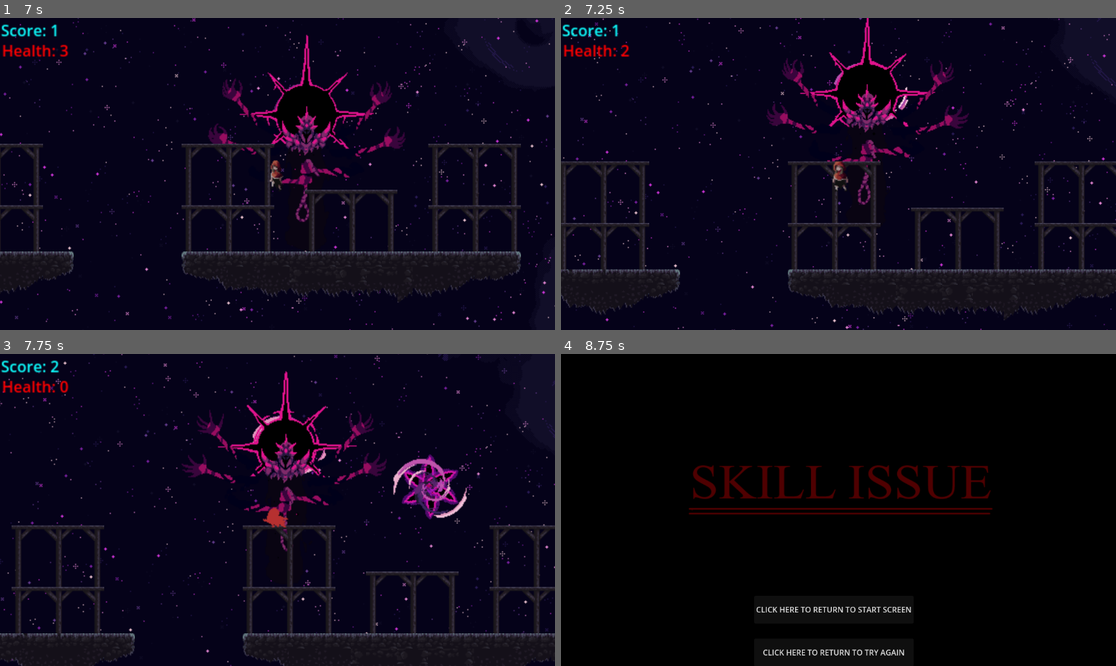
Above: before the commit, frames 1-4 (two rows, left to right).
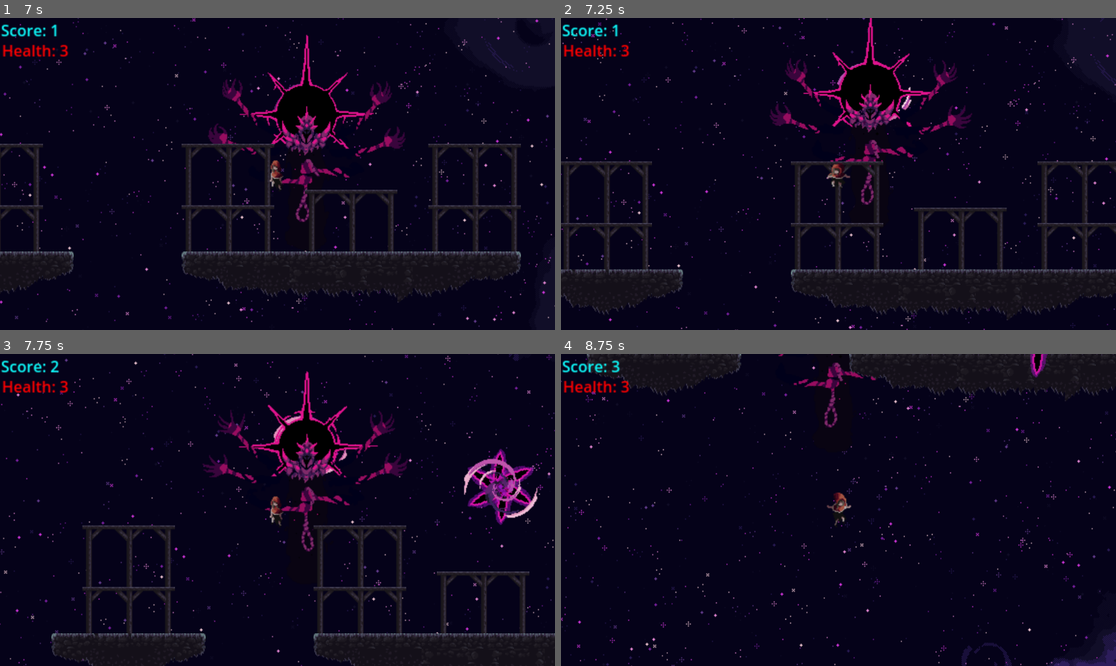
Above: after the commit, the same moments.

Repository: 50002/RaSeKoGameJam2
Game: Godot game, scene res://start_screen.tscn
The game is run twice, just before and just after one commit, with the same random seed, the same clock (stepped at 60 frames per second) and the same inputs.
Inputs:
- Up to frame 1 (7 s): click "Start" at 0.5 s; tap Enter (attack) at 1.25, 2.1, 3.6, 5.1, 6.6 s; hold Enter (attack) 1.28-2.03 s; hold Right (ui_right) 1.28-2.78 s; tap Keypad Enter (ui_accept) at 1.52, 2, 2.27, 2.75, 3.5, 3.77, 4.25, 4.52, 5, 5.27, 6.77 s; hold Left (ui_left) 2.78-3.53 s; hold Enter (attack) 2.78-3.53 s; hold Right (ui_right) 3.53-5.03 s; hold Enter (attack) 4.28-5.03 s; hold Left (ui_left) 5.03-5.78 s; hold Right (ui_right) 5.78-6.53 s; hold Enter (attack) 5.78-6.53 s; hold Left (ui_left) from 6.53 s (still down)
- Up to frame 2 (7.25 s): keep holding Left (ui_left)
- Up to frame 3 (7.75 s): keep holding Left (ui_left); hold Enter (attack) from 7.28 s (still down); tap Keypad Enter (ui_accept) at 7.52 s
- Up to frame 4 (8.75 s): release Left (ui_left) at 8.03 s; release Enter (attack) at 8.03 s; hold Right (ui_right) from 8.03 s (still down); tap Enter (attack) at 8.1 s; tap Keypad Enter (ui_accept) at 8.27 s

Frame 1 is identical in both runs. In frame 2, 8.8% of the frame differs, in the area x 0-100%, y 0-100%; in frame 3, 17%; in frame 4, 94%.

Commit message:
boolet sped up

Diff:
--- a/darksurvival/PreAssets/r_hood.gd
+++ b/darksurvival/PreAssets/r_hood.gd
@@ -18,6 +18,7 @@
 #state 3 = hurt
 #state 4 = death
 #state 5 = movement to fix idle
+
 
 @onready var hp: Label = $Health
 
@@ -54,7 +55,7 @@
 		hitbox.disabled = true
 
 
-	print(str(state))
+	#print(str(state))
 
 	# Get the input direction and handle the movement/deceleration.
 	# As good practice, you should replace UI actions with custom gameplay actions.
@@ -156,7 +157,6 @@
 	animation.play("hort")
 	Health -= 1
 	hp.text = "Health: " + str(Health)
-	print(str(Health))
 	$Flip/AnimatedSprite2D/hurtbox/CollisionShape2D.disabled == true
 	if Health > 0:
 		i_frames.start()
--- a/darksurvival/bullet.gd
+++ b/darksurvival/bullet.gd
@@ -6,7 +6,7 @@
 	#ei kääny
 	lock_rotation == true
 	#liike
-	linear_velocity = Vector2(0.0, 100.0).rotated(rotation)*-1.0
+	linear_velocity = Vector2(0.0, 150.0).rotated(rotation)*-1.0
 
 
 # Called every frame. 'delta' is the elapsed time since the previous frame.
Not shown: 1 places in darksurvival/Agis.tscn that only renumber resources
Not shown: 1 places in darksurvival/game.tscn that only renumber resources
Not shown: 1 places in darksurvival/start_screen.tscn that only renumber resources
